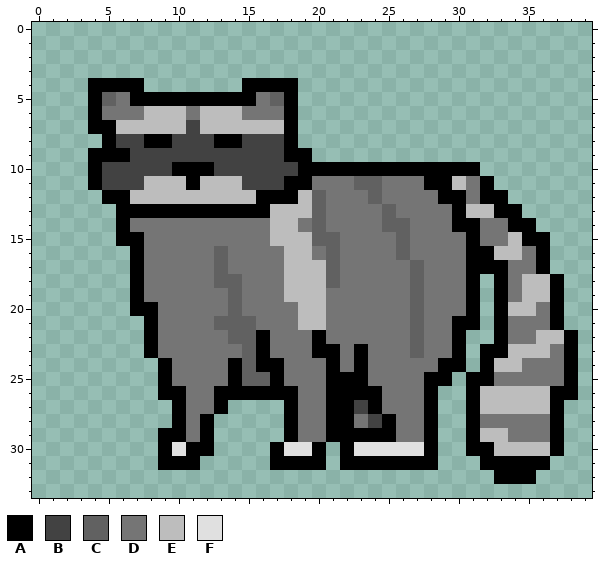
Two versions of one pixel-art sprite, graphics/animals/racoon.png. The first picture shows the starting point.
The file is 40x34 pixels.
Palette (. is transparent): A #000000  B #424242  C #616161  D #757575  E #bdbdbd  F #e0e0e0
And afterwards:
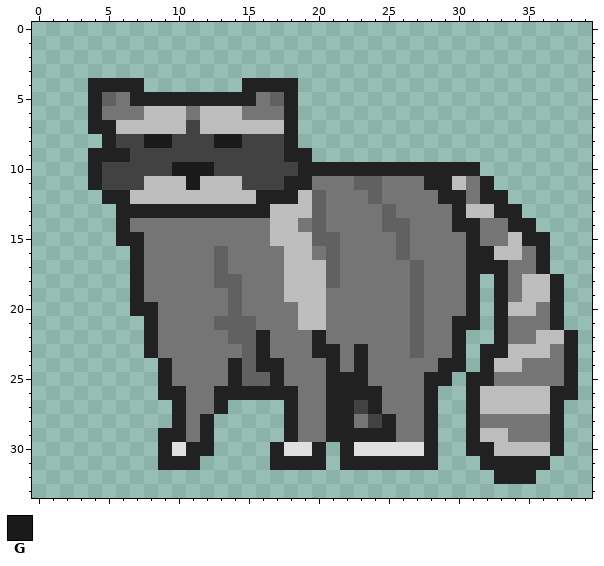
Colours new in this view: G #1a1a1a
The edit:
@@ palette @@
-A #000000
+A #212121
@@ x 6..16 @@
  7 EEEEEBEEEEE
- 8 BBAABBBAABB
+ 8 BBGGBBBGGBB
  9 ABBBBBBBBBB
-10 BBBBAAABBBB
-11 BBEEEAEEEBB
+10 BBBBGGGBBBB
+11 BBEEEGEEEBB
 12 AEEEEEEEEEA
